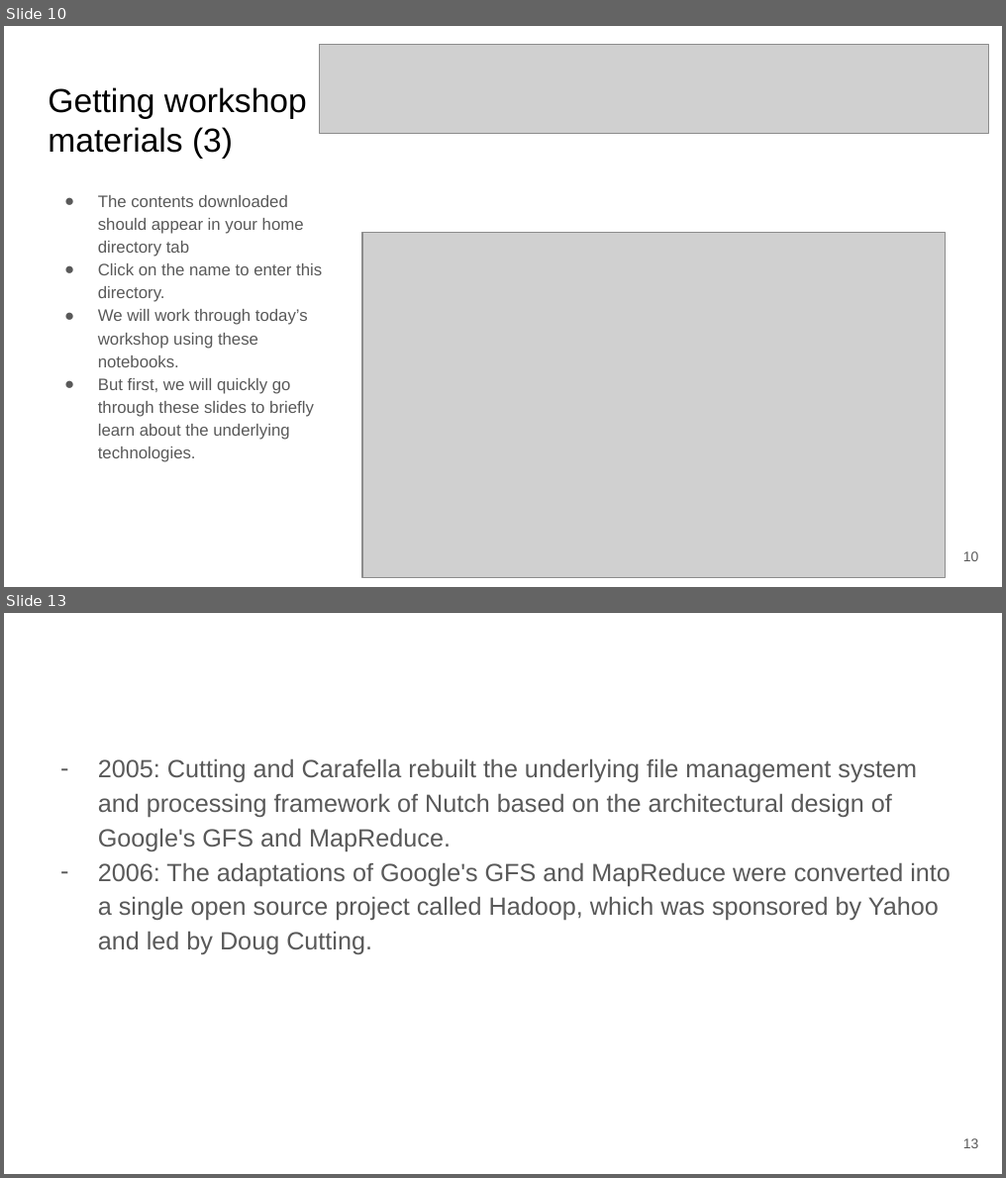
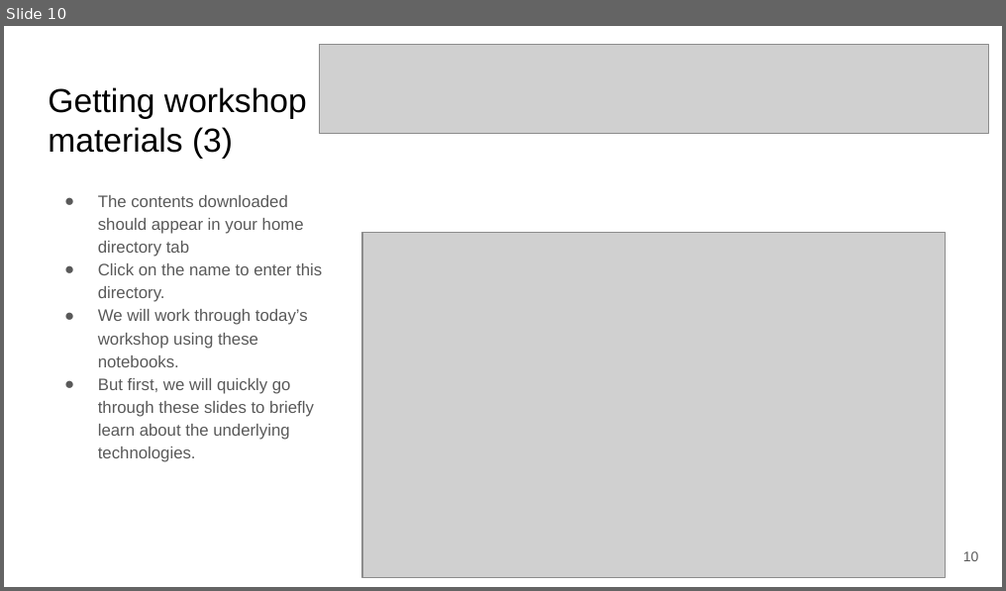
Before and after one commit to clemsonciti/workshop-python-intro-to-spark, a slide deck: Getting_started.pptx. Shown one above the other, each under a label of ours: slides 10 and 13 before the commit, slide 10 after it; the slides between them are not shown. The pictures are 1006x1178 and 1006x591 pixels, drawn with LibreOffice and Linux fonts; fonts in the diff are those of the drawing; grey boxes stand for pictures. Boxes give left, top, right and bottom in pixels: in the first picture for what was removed or moved away, otherwise in the second. Text is boxed around its words. In the diff, an @@ line names an element or a change of style, - is before the commit and + after.

```diff
--- a/Getting_started.pptx
+++ b/Getting_started.pptx
@@ slide 13 removed at [4, 613, 1002, 1174], background #FFFFFF @@
@@ text removed at [98, 759, 950, 955] @@
-– 2005: Cutting and Carafella rebuilt the underlying file management system and processing framework of Nutch based on the architectural design of Google's GFS and MapReduce.
-– 2006: The adaptations of Google's GFS and MapReduce were converted into a single open source project called Hadoop, which was sponsored by Yahoo and led by Doug Cutting.
@@ page number removed at [963, 1139, 979, 1149] @@
-13
```
Also in this commit, not shown: 1 slide changed, 14 other slides removed.
